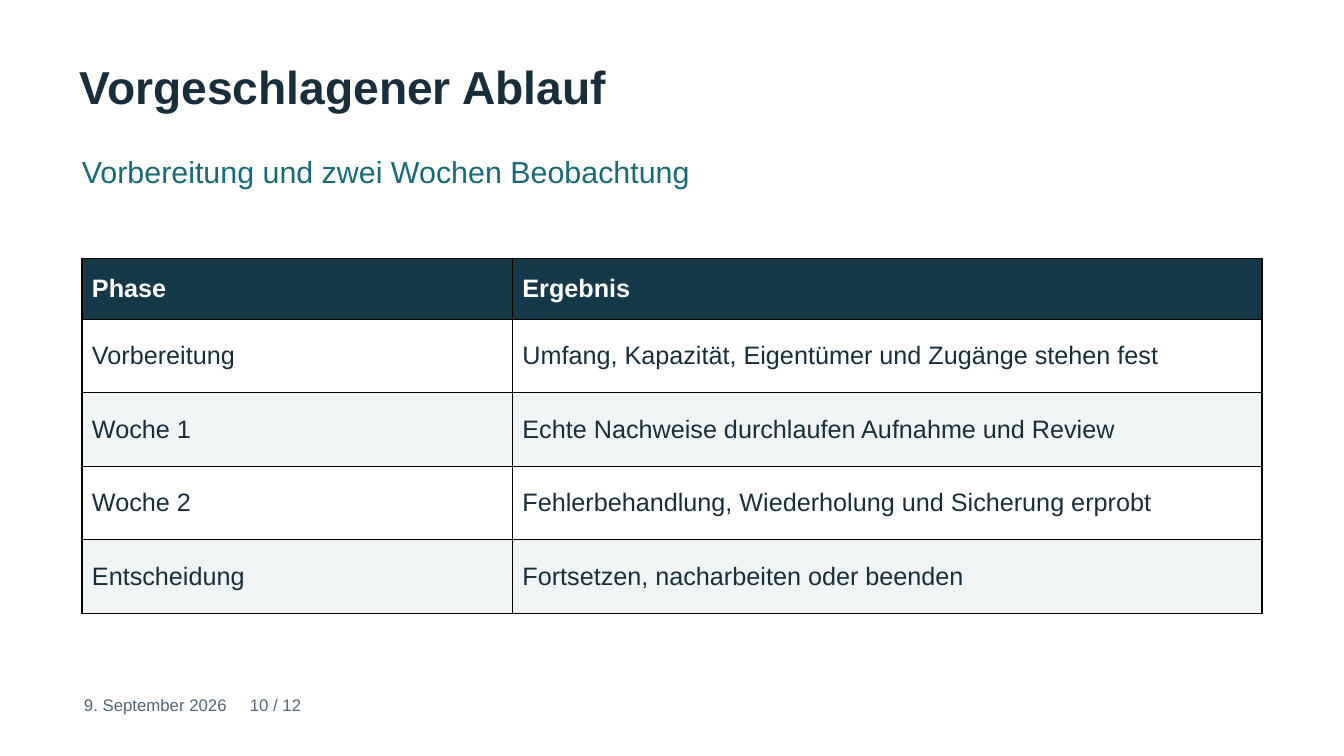
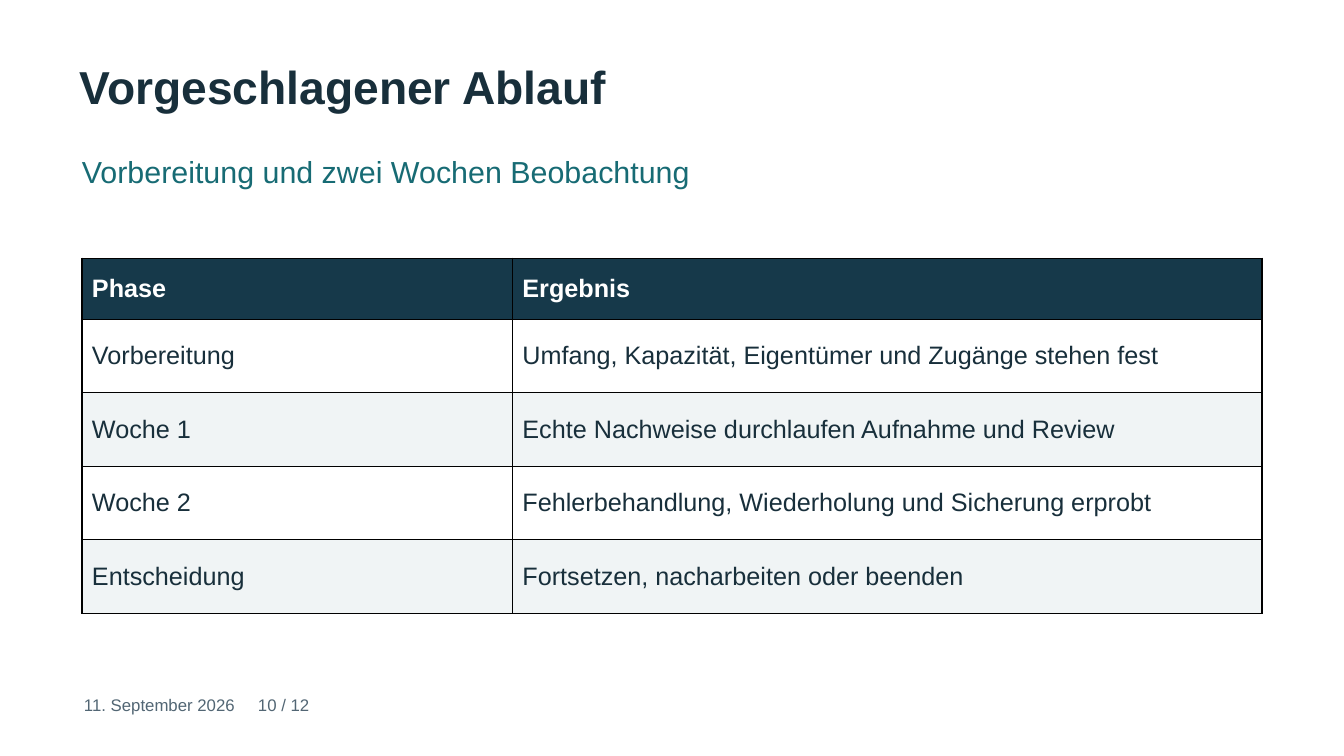
Before and after one commit to joku-dev/devsecops-governance-framework, a slide deck: slide 10 of docs/publishing/executive-briefing/files/engineering-governance-presentation.pptx. Drawn at 1344x756 pixels with LibreOffice and Linux fonts; fonts in the diff are those of the drawing. Boxes give left, top, right and bottom in pixels: in the first picture for what was removed or moved away, otherwise in the second. Text is boxed around its words. In the diff, an @@ line names an element or a change of style, - is before the commit and + after.

Commit message:
docs: align documentation and publications with September evidence

```diff
--- a/docs/publishing/executive-briefing/files/engineering-governance-presentation.pptx
+++ b/docs/publishing/executive-briefing/files/engineering-governance-presentation.pptx
@@ text at bbox=[84, 699, 310, 715]: text changed @@
-9. September 2026 10 / 12
+11. September 2026 10 / 12
```
Also in this commit, not shown: 11 other slides changed, 59 other files.
